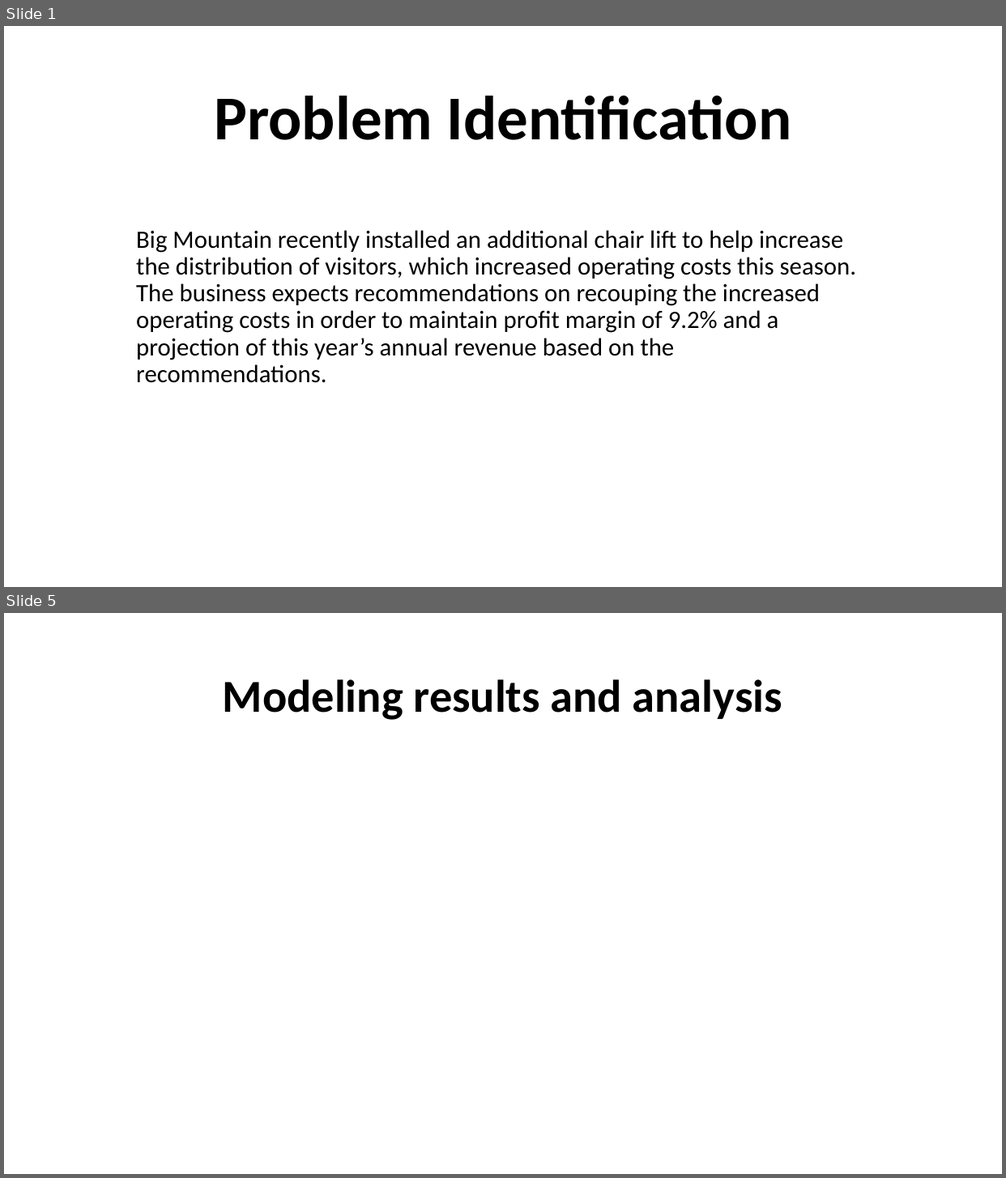
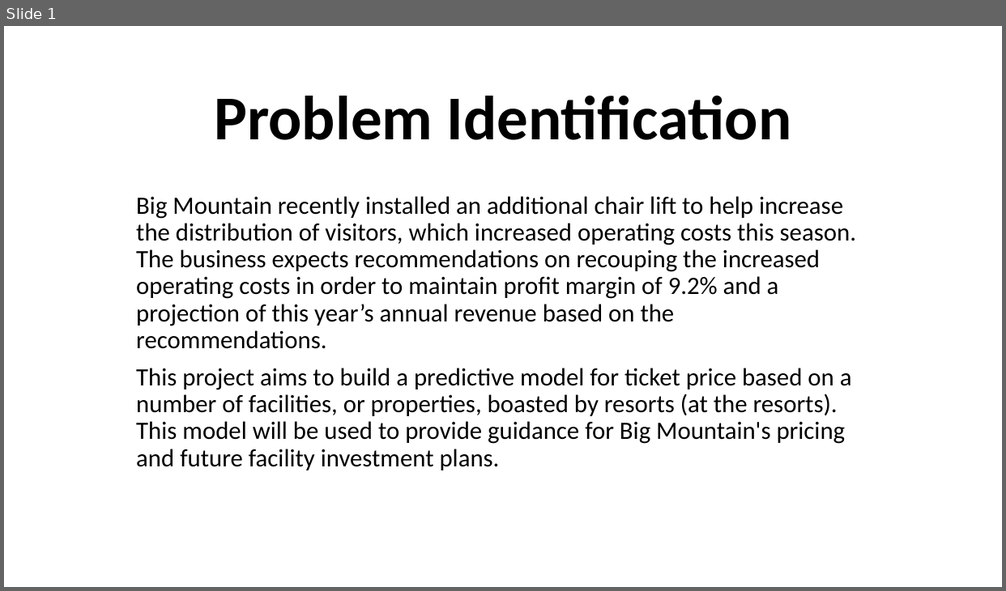
Before and after one commit to reneeylewis/Springboard-Projects, a slide deck: GuidedCapstone - Ski Resort/Step Seven - Slide Deck/Guided Capstone Slide Deck.pptx. Shown one above the other, each under a label of ours: slides 1 and 5 before the commit, slide 1 after it; the slides between them are not shown. The pictures are 1006x1178 and 1006x591 pixels, drawn with LibreOffice and Linux fonts; fonts in the diff are those of the drawing. Boxes give left, top, right and bottom in pixels: in the first picture for what was removed or moved away, otherwise in the second. Text is boxed around its words. In the diff, an @@ line names an element or a change of style, - is before the commit and + after.

Commit message:
updated guided capstone project sections 6 and 7

```diff
--- a/GuidedCapstone - Ski Resort/Step Seven - Slide Deck/Guided Capstone Slide Deck.pptx
+++ b/GuidedCapstone - Ski Resort/Step Seven - Slide Deck/Guided Capstone Slide Deck.pptx
@@ slide 5 removed at [4,613,1002,1174], background #FFFFFF @@
@@ title removed at [223,679,782,720] @@
-Modeling results and analysis
@@ slide 1 changed as well @@
@@ subtitle "Big Mountain recently installed an ...": place and size @@
-subtitle "Big Mountain recently installed an ..." at [136,230,856,383]
+subtitle "Big Mountain recently installed an ..." at [136,196,856,471]
@@ subtitle at [136,368,852,471]: paragraph added @@
+This project aims to build a predictive model for ticket price based on a number of facilities, or properties, boasted by resorts (at the resorts). This model will be used to provide guidance for Big Mountain's pricing and future facility investment plans.
```
Also in this commit, not shown: 4 other slides changed, 2 slides added, 1 other slide removed, 2 other files.
